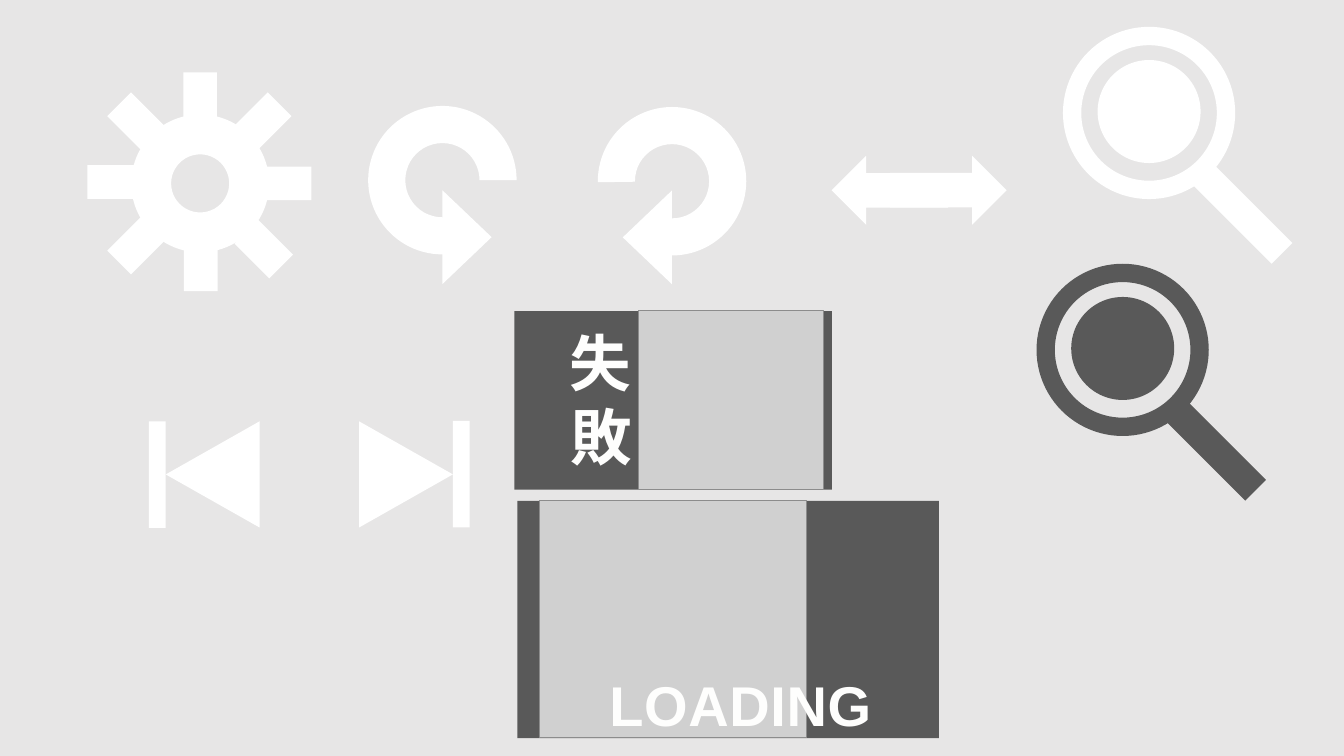
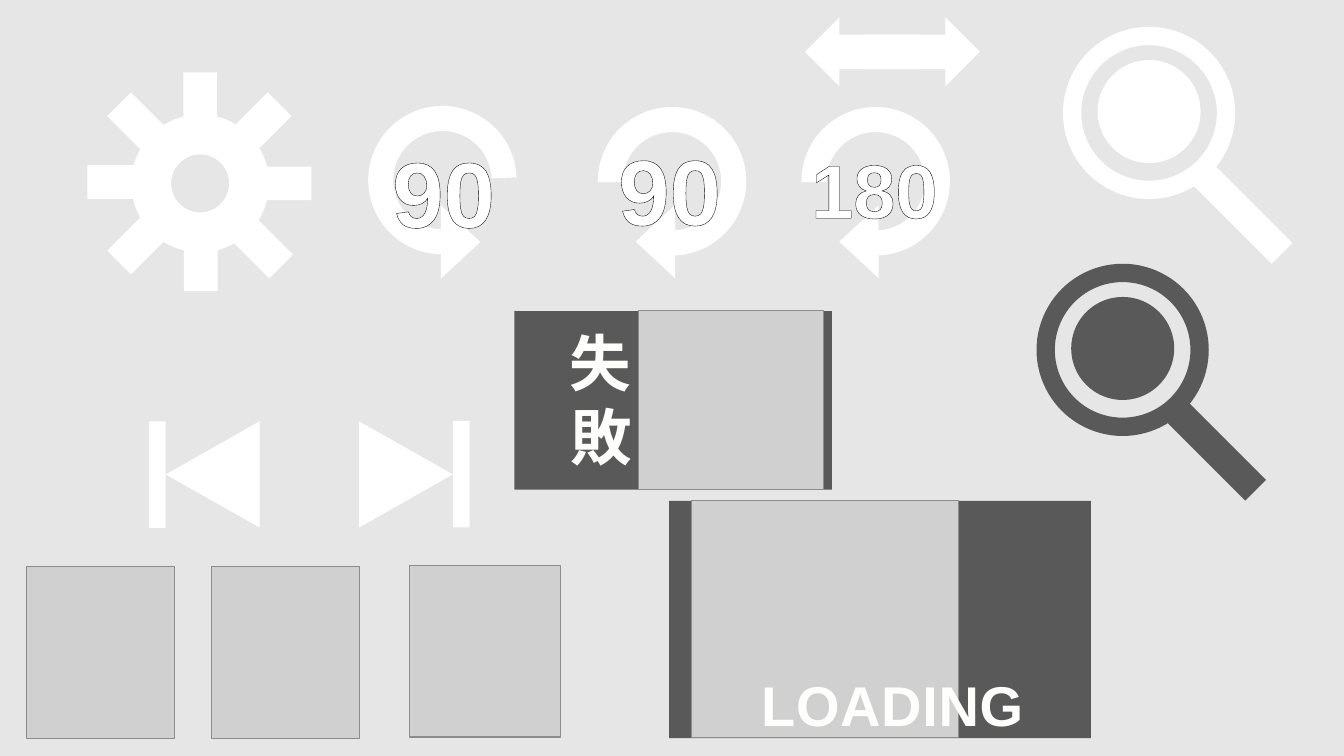
Before and after one commit to gatosyocora/VRCPhotoAlbum, a slide deck: slide 1 of Resources/VRCPhotoAlbumImages.pptx. Drawn at 1344x756 pixels with LibreOffice and Linux fonts; fonts in the diff are those of the drawing; grey boxes stand for pictures. Boxes give left, top, right and bottom in pixels: in the first picture for what was removed or moved away, otherwise in the second. Text is boxed around its words. In the diff, an @@ line names an element or a change of style, - is before the commit and + after.

```diff
--- a/Resources/VRCPhotoAlbumImages.pptx
+++ b/Resources/VRCPhotoAlbumImages.pptx
@@ right arrow moved from (x1=832, y1=156, x2=949, y2=225) to (x1=806, y1=17, x2=923, y2=86) @@
@@ right arrow moved from (x1=890, y1=156, x2=1007, y2=225) to (x1=863, y1=17, x2=980, y2=86) @@
@@ arch (boxed as its full ring) at (x1=368, y1=106, x2=516, y2=254): proportions changed @@
@@ arch (boxed as its full ring) at (x1=598, y1=107, x2=746, y2=255): proportions changed @@
@@ arch (boxed as its full ring) added at (x1=802, y1=107, x2=950, y2=255), fill #FFFFFF @@
@@ text added at (x1=392, y1=162, x2=495, y2=229), 66 pt, text #FFFFFF, bold @@
+90
@@ text added at (x1=618, y1=160, x2=721, y2=227), 66 pt, text #FFFFFF, bold @@
+90
@@ text added at (x1=811, y1=165, x2=937, y2=219), 54 pt, text #FFFFFF, bold @@
+180
@@ triangle resized from (x1=443, y1=191, x2=492, y2=284) to (x1=441, y1=206, x2=480, y2=279) @@
@@ triangle resized from (x1=623, y1=191, x2=673, y2=284) to (x1=636, y1=205, x2=675, y2=278) @@
@@ triangle added at (x1=839, y1=205, x2=879, y2=278), fill #FFFFFF @@
@@ rectangle moved from (x1=517, y1=501, x2=939, y2=738) to (x1=669, y1=501, x2=1091, y2=738) @@
@@ picture moved from (x1=539, y1=501, x2=807, y2=738) to (x1=692, y1=501, x2=959, y2=738) @@
@@ picture added at (x1=26, y1=567, x2=174, y2=739) @@
@@ picture added at (x1=212, y1=567, x2=360, y2=738) @@
@@ picture added at (x1=409, y1=566, x2=561, y2=737) @@
@@ text "LOADING" moved from (x1=609, y1=682, x2=871, y2=736) to (x1=761, y1=682, x2=1023, y2=736) @@
```
Also in this commit, not shown: 8 other files.
